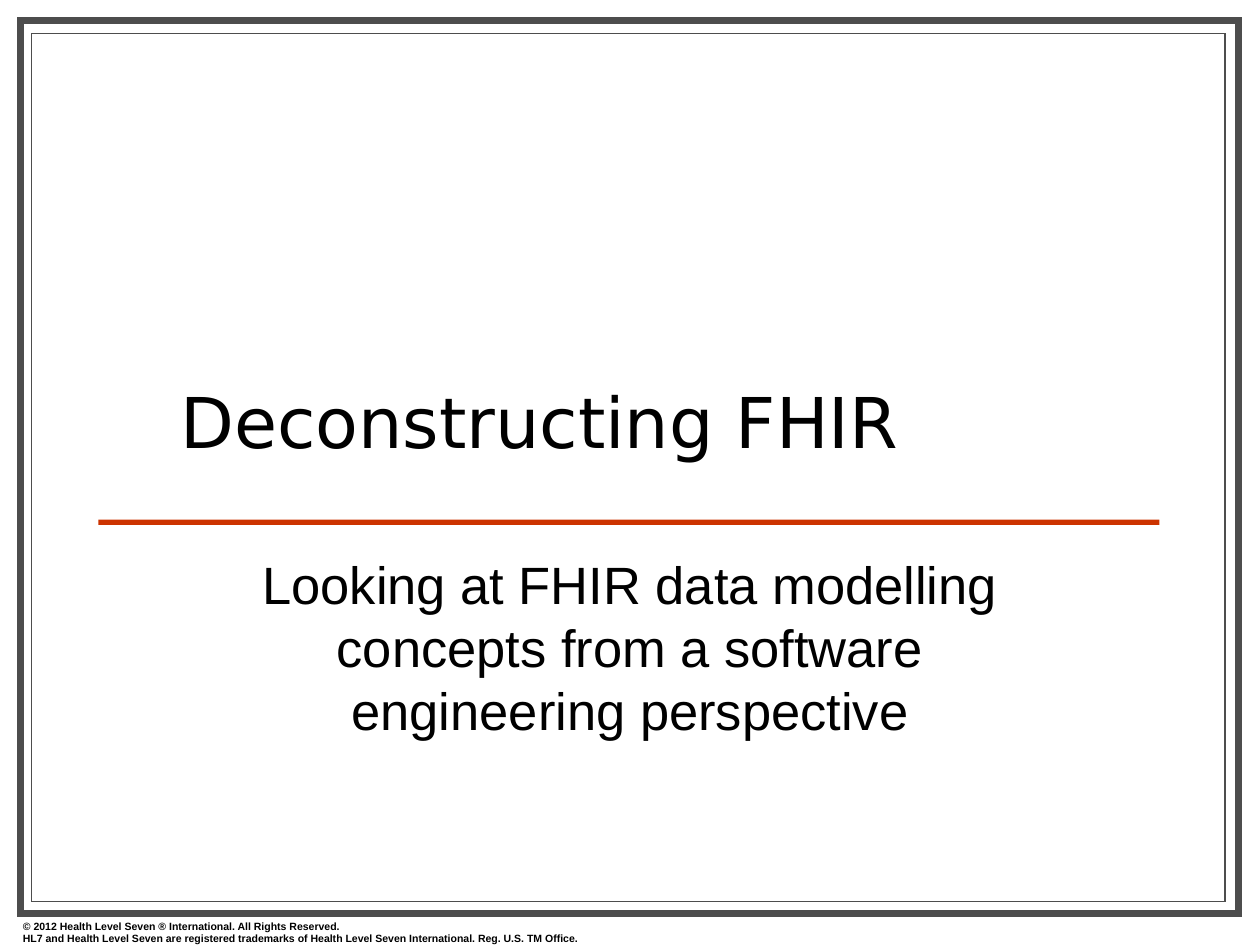
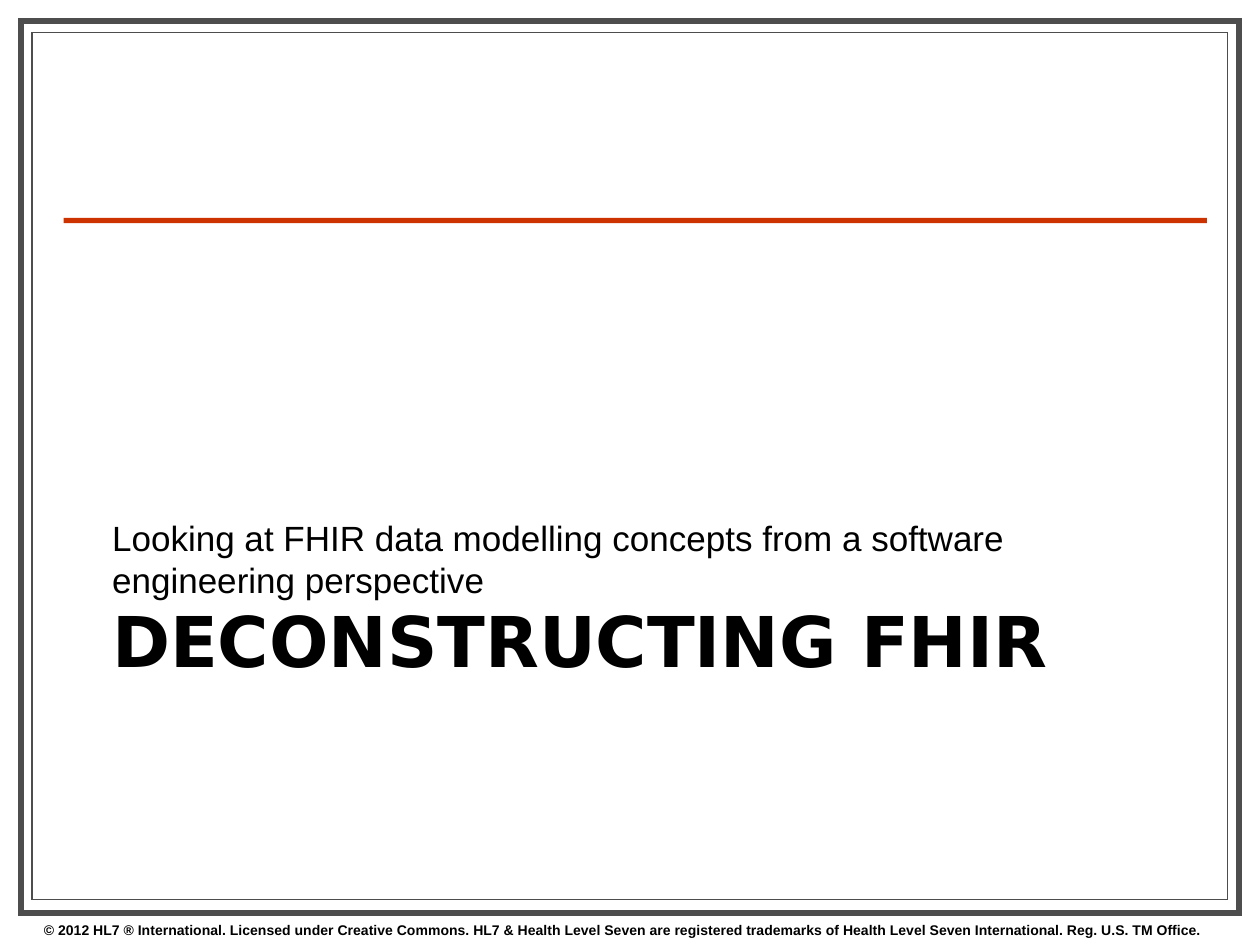
Before and after one commit to vista-novo/fhir, a slide deck: slide 4 of presentations/2013-01 Tutorials/201301 - Phoenix - FhirForDevelopersWGMTutorial.pptx. Drawn at 1260x945 pixels with LibreOffice and Linux fonts; fonts in the diff are those of the drawing; background and template pictures are left out. Boxes give left, top, right and bottom in pixels: in the first picture for what was removed or moved away, otherwise in the second. Text is boxed around its words. In the diff, an @@ line names an element or a change of style, - is before the commit and + after.

```diff
--- a/presentations/2013-01 Tutorials/201301 - Phoenix - FhirForDevelopersWGMTutorial.pptx
+++ b/presentations/2013-01 Tutorials/201301 - Phoenix - FhirForDevelopersWGMTutorial.pptx
@@ rectangle at [21,21,1240,914]: outline #4D4D4D 4 pt to #4D4D4D 3.5 pt @@
@@ rectangle at [32,33,1227,900]: fill none to #FFFFFF @@
@@ line moved from (98, 522) - (1159, 522) to (64, 220) - (1207, 220) @@
@@ text "Looking at FHIR data modelling ...": place and size @@
-text "Looking at FHIR data modelling ..." at [262,566,997,741]
+text "Looking at FHIR data modelling ..." at [112,525,1003,600]
@@ text "Looking at FHIR data modelling ..." at [112,525,1003,600]: size 30 to 20 pt; alignment centre to left; less space between paragraphs; vertical alignment top to bottom @@
@@ title "DECONSTRUCTING FHIR" at [112,615,1047,668]: vertical alignment bottom to top @@
@@ title at [112,615,1047,668]: text changed; bold on @@
-Deconstructing FHIR
+DECONSTRUCTING FHIR
@@ rectangle added at [1085,767,1223,896], fill #FFFFFF @@
@@ text at [58,925,1201,938]: text changed; size 6 to 8 pt @@
-© 2012 Health Level Seven ® International. All Rights Reserved.
-HL7 and Health Level Seven are registered trademarks of Health Level Seven International. Reg. U.S. TM Office.
+© 2012 HL7 ® International. Licensed under Creative Commons. HL7 & Health Level Seven are registered trademarks of Health Level Seven International. Reg. U.S. TM Office.
```
Also in this commit, not shown: 84 other slides changed, 1 slide added, 1 slide removed.
